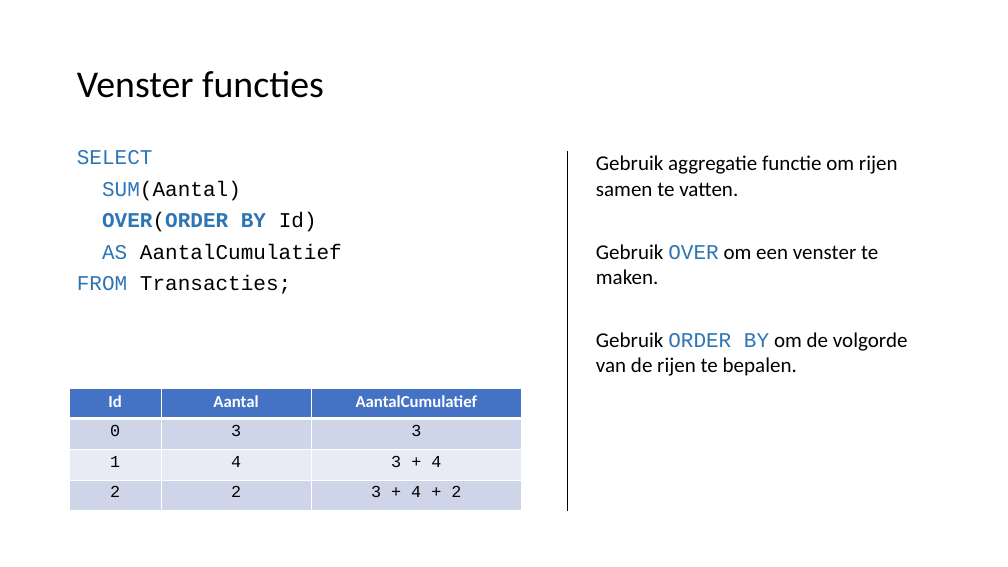
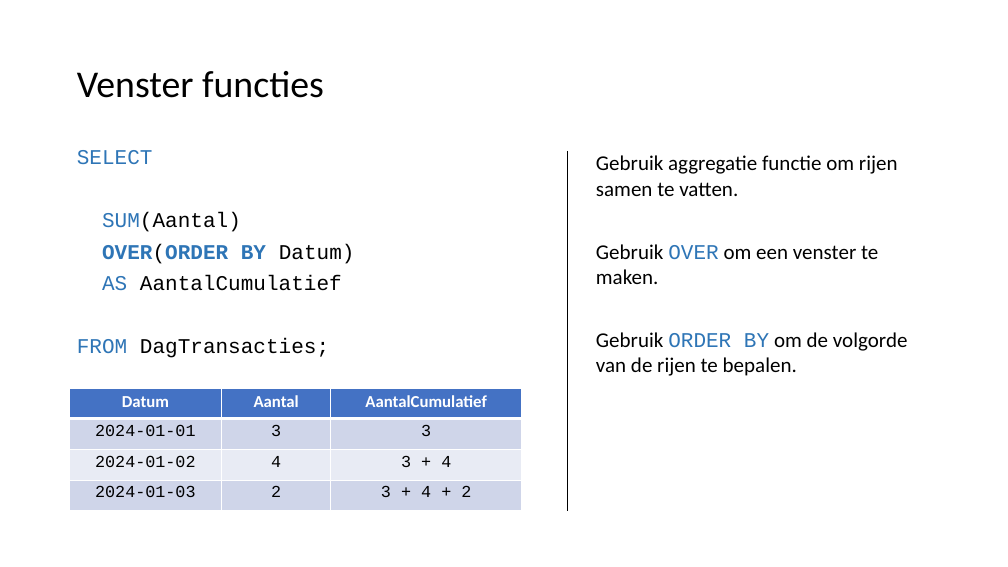
Before and after one commit to LFKoning/knowledge-sharing, a slide deck: slide 30 of sql_course/1_basics/1_basics.pptx (slide 29 before the commit). Drawn at 1008x567 pixels with LibreOffice and Linux fonts; fonts in the diff are those of the drawing. Boxes give left, top, right and bottom in pixels: in the first picture for what was removed or moved away, otherwise in the second. Text is boxed around its words. In the diff, an @@ line names an element or a change of style, - is before the commit and + after.

```diff
--- a/sql_course/1_basics/1_basics.pptx
+++ b/sql_course/1_basics/1_basics.pptx
@@ text at <box>102,244,355,264</box>: text changed @@
-OVER(ORDER BY Id)
+OVER(ORDER BY Datum)
@@ text at <box>77,338,329,358</box>: text changed @@
-FROM Transacties;
+FROM DagTransacties;
@@ table at <box>70,388,522,510</box> @@
-row 1, column 1: Id
+row 1, column 1: Datum
-row 2, column 1: 0
+row 2, column 1: 2024-01-01
-row 3, column 1: 1
+row 3, column 1: 2024-01-02
-row 4, column 1: 2
+row 4, column 1: 2024-01-03
```
Also in this commit, not shown: 11 other slides changed, 1 slide added, 1 other file.
